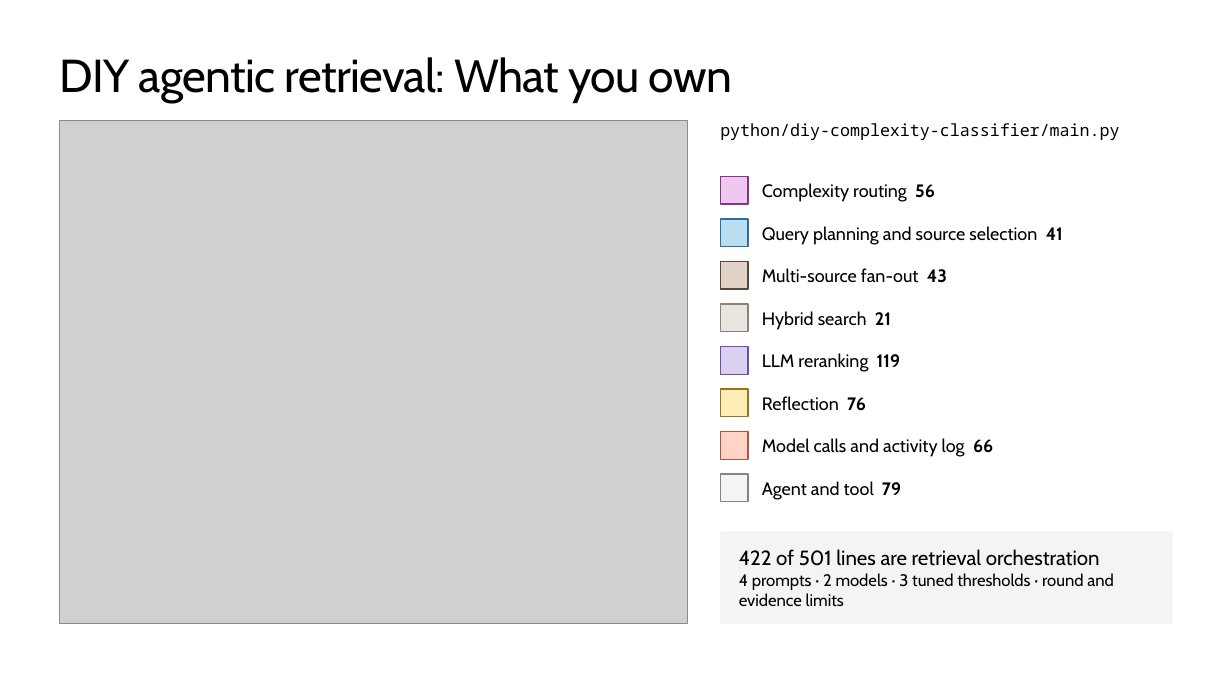
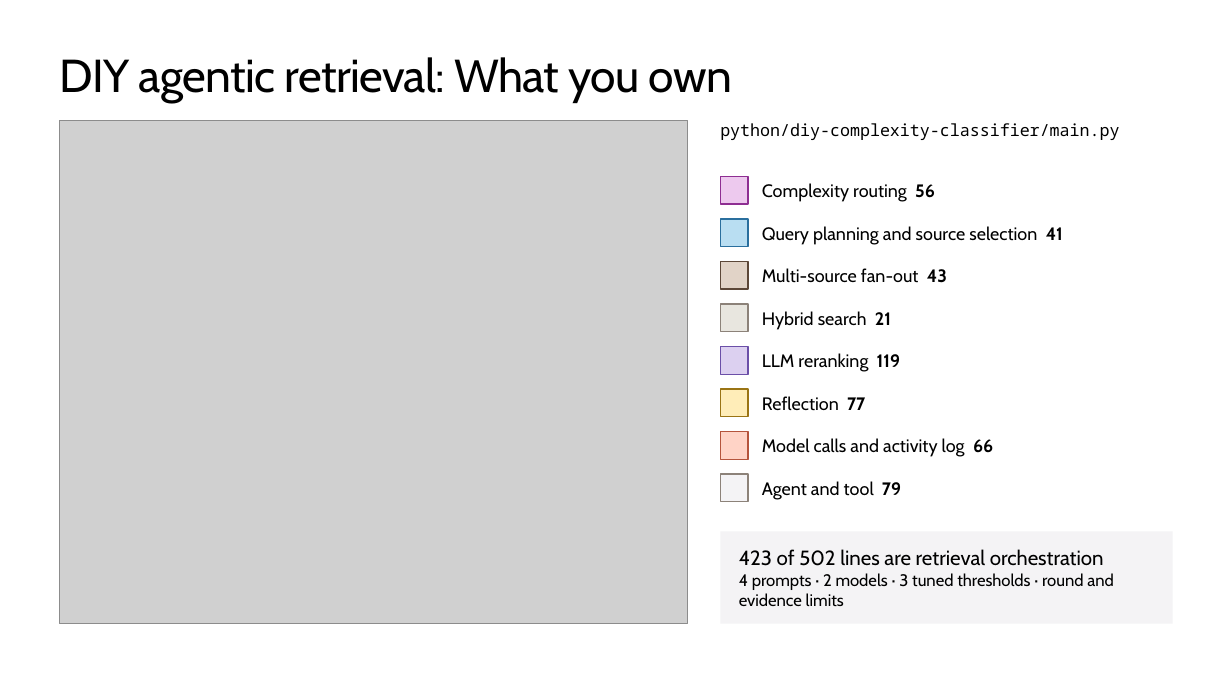
Before and after one commit to microsoft/ignite26-BRK300-building-agentic-retrieval-from-diy-to-foundry-iq, a slide deck: slide 53 of IgniteBRK300-WorkingDeck.pptx (slide 51 before the commit). Drawn at 1232x693 pixels with LibreOffice and Linux fonts; fonts in the diff are those of the drawing; grey boxes stand for pictures; background and template pictures are left out. Boxes give left, top, right and bottom in pixels: in the first picture for what was removed or moved away, otherwise in the second. Text is boxed around its words. In the diff, an @@ line names an element or a change of style, - is before the commit and + after.

Commit message:
LAtest slides and new foundry iq mr1 agent

```diff
--- a/IgniteBRK300-WorkingDeck.pptx
+++ b/IgniteBRK300-WorkingDeck.pptx
@@ text at (x1=762, y1=396, x2=865, y2=411): text changed @@
-Reflection 76
+Reflection 77
@@ text in rectangle at (x1=739, y1=549, x2=1104, y2=566): text changed @@
-422 of 501 lines are retrieval orchestration
+423 of 502 lines are retrieval orchestration
```
Also in this commit, not shown: 28 other slides changed, 3 slides added, 1 slide removed, 27 other files.
